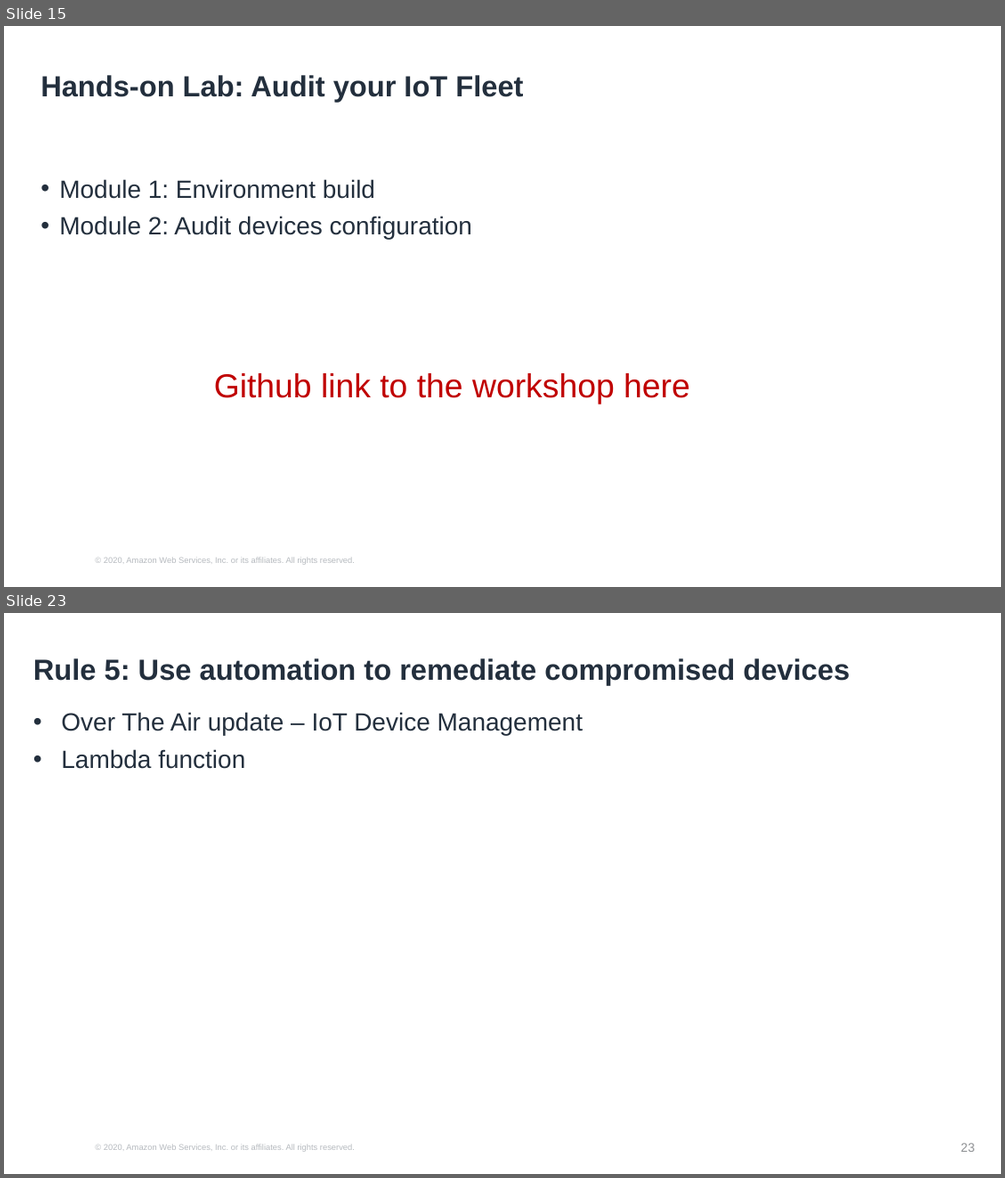
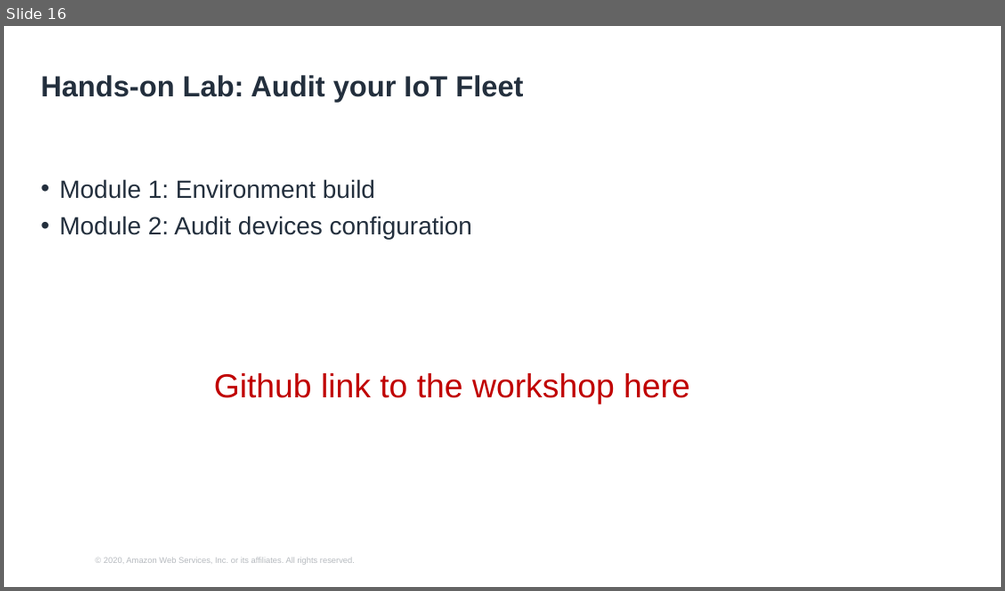
Before and after one commit to hongpham/Workshop-Protect-your-IoT-fleet, a slide deck: Protect your IoT fleet presentation.pptx. Shown one above the other, each under a label of ours: slides 15 and 23 before the commit, slide 16 after it; the slides between them are not shown. The pictures are 1005x1178 and 1005x591 pixels, drawn with LibreOffice and Linux fonts; fonts in the diff are those of the drawing; background and template pictures are left out. Boxes give left, top, right and bottom in pixels: in the first picture for what was removed or moved away, otherwise in the second. Text is boxed around its words. In the diff, an @@ line names an element or a change of style, - is before the commit and + after.

```diff
--- a/Protect your IoT fleet presentation.pptx
+++ b/Protect your IoT fleet presentation.pptx
@@ slide 23 removed at (4,613,1001,1174), background #FFFFFF; not listed: 1 template element that a slide beside it also shows @@
@@ title removed at (33,658,850,685) @@
-Rule 5: Use automation to remediate compromised devices
@@ text removed at (61,712,582,769) @@
-• Over The Air update – IoT Device Management
-• Lambda function
@@ page number removed at (961,1143,975,1151) @@
-23
@@ what was slide 15 is now slide 16 @@
```
Also in this commit, not shown: 6 slides changed, 9 other slides removed, 1 other file.
